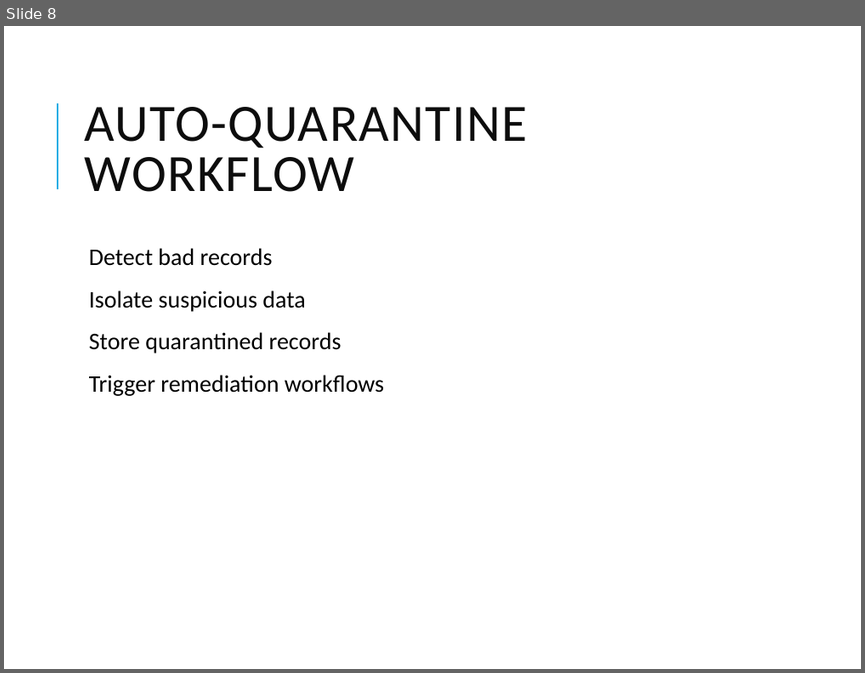
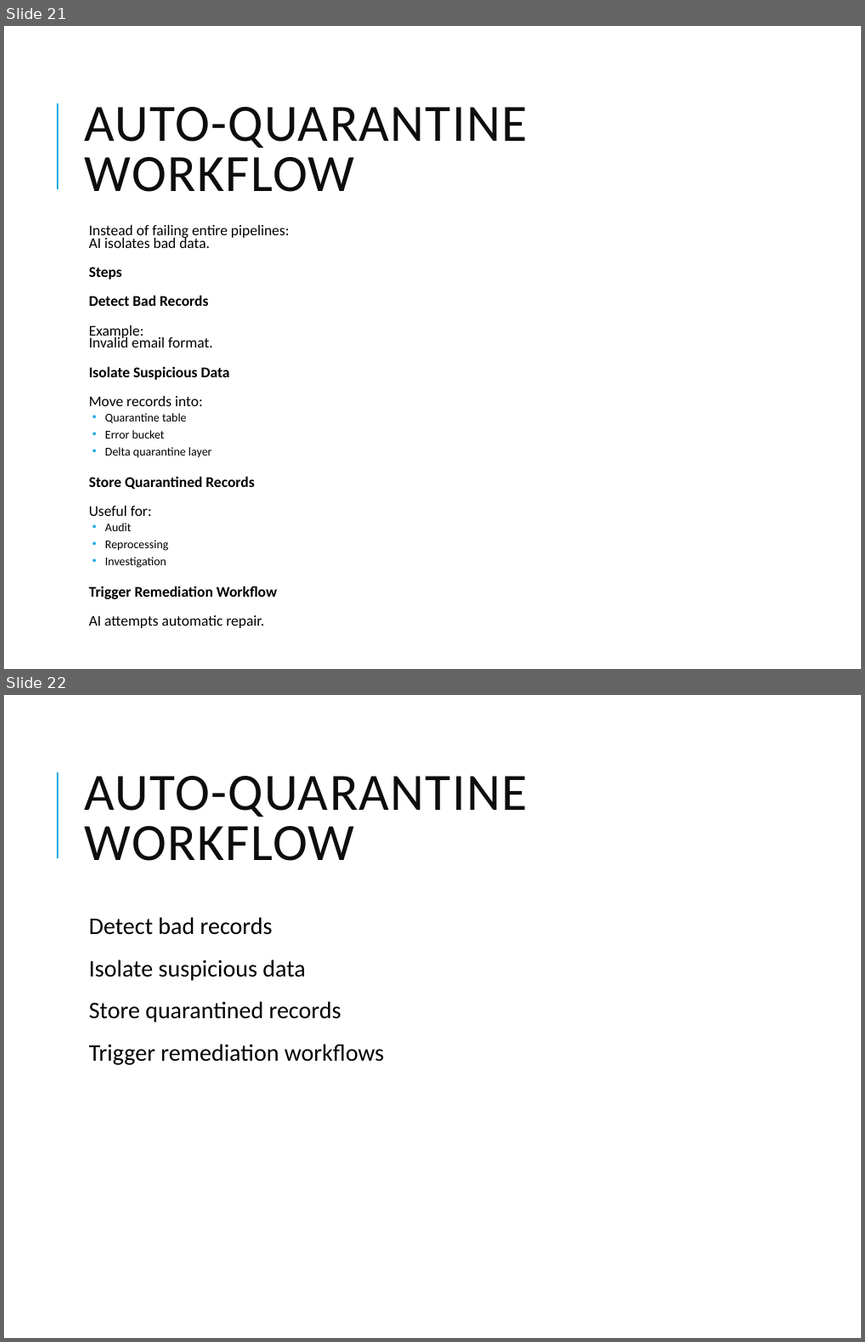
Before and after one commit to vikash-verma-profile/SIG-GENAI-May-2026, a slide deck: Week-3/Day-2/Autonomous_AI_Data_Quality_Self_Healing_Pipelines.pptx. Shown one above the other, each under a label of ours: slide 8 before the commit, slides 21 and 22 after it. The pictures are 865x673 and 865x1342 pixels, drawn with LibreOffice and Linux fonts; fonts in the diff are those of the drawing. Boxes give left, top, right and bottom in pixels: in the first picture for what was removed or moved away, otherwise in the second. Text is boxed around its words. In the diff, an @@ line names an element or a change of style, - is before the commit and + after.

```diff
--- a/Week-3/Day-2/Autonomous_AI_Data_Quality_Self_Healing_Pipelines.pptx
+++ b/Week-3/Day-2/Autonomous_AI_Data_Quality_Self_Healing_Pipelines.pptx
@@ slide 21 added at (x1=4, y1=26, x2=861, y2=669), background #FFFFFF; not listed: 1 template element that a slide beside it also shows @@
@@ title added at (x1=85, y1=107, x2=528, y2=192), 44 pt, text #0D0D0D @@
+AUTO-QUARANTINE WORKFLOW
@@ text added at (x1=89, y1=225, x2=289, y2=628), 12.5 pt, text #000000 @@
+  Instead of failing entire pipelines:
+  AI isolates bad data.
+  Steps
+  Detect Bad Records
+  Example:
+  Invalid email format.
+  Isolate Suspicious Data
+  Move records into:
+  • Quarantine table
+  • Error bucket
+  • Delta quarantine layer
+  Store Quarantined Records
+  Useful for:
+  • Audit
+  • Reprocessing
+  • Investigation
+  Trigger Remediation Workflow
+  AI attempts automatic repair.
@@ what was slide 8 is now slide 22 @@
```
Also in this commit, not shown: 11 slides changed, 25 other slides added, 2 other files.
